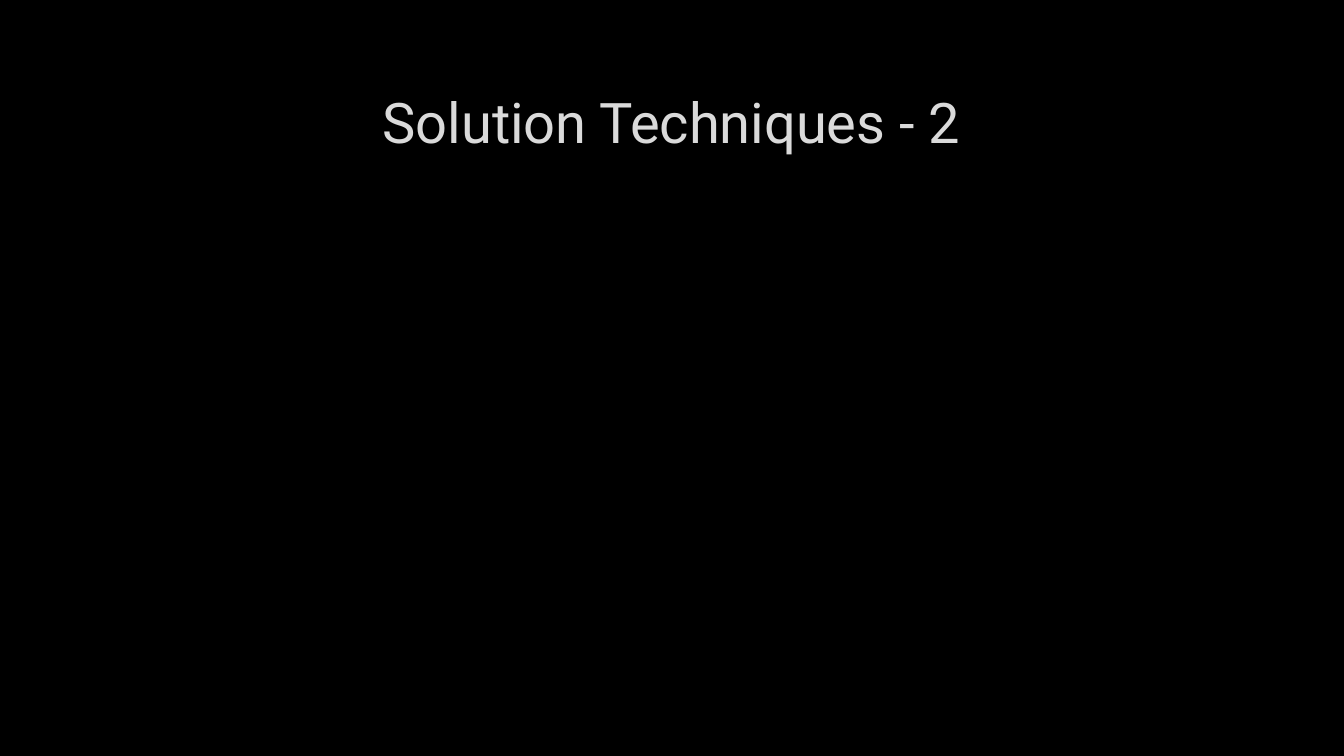
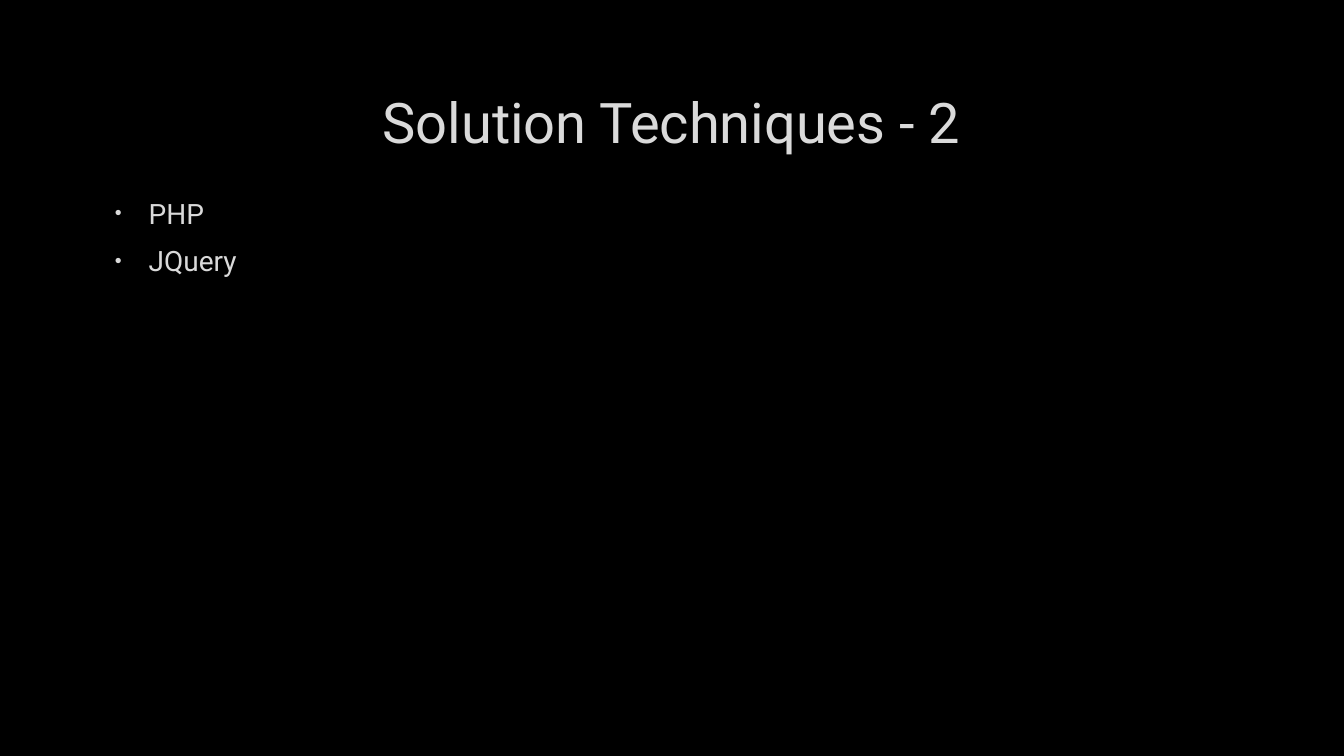
Before and after one commit to Soultoe/LinkedECE, a slide deck: slide 8 of Show.pptx. Drawn at 1344x756 pixels with LibreOffice and Linux fonts; fonts in the diff are those of the drawing; background and template pictures are left out. Boxes give left, top, right and bottom in pixels: in the first picture for what was removed or moved away, otherwise in the second. Text is boxed around its words. In the diff, an @@ line names an element or a change of style, - is before the commit and + after.

```diff
--- a/Show.pptx
+++ b/Show.pptx
@@ text added at [149, 204, 237, 277], 20 pt, text #DADADA @@
+• PHP
+• JQuery
```
Also in this commit, not shown: 5 other slides changed, 1 slide added, 1 slide removed.
